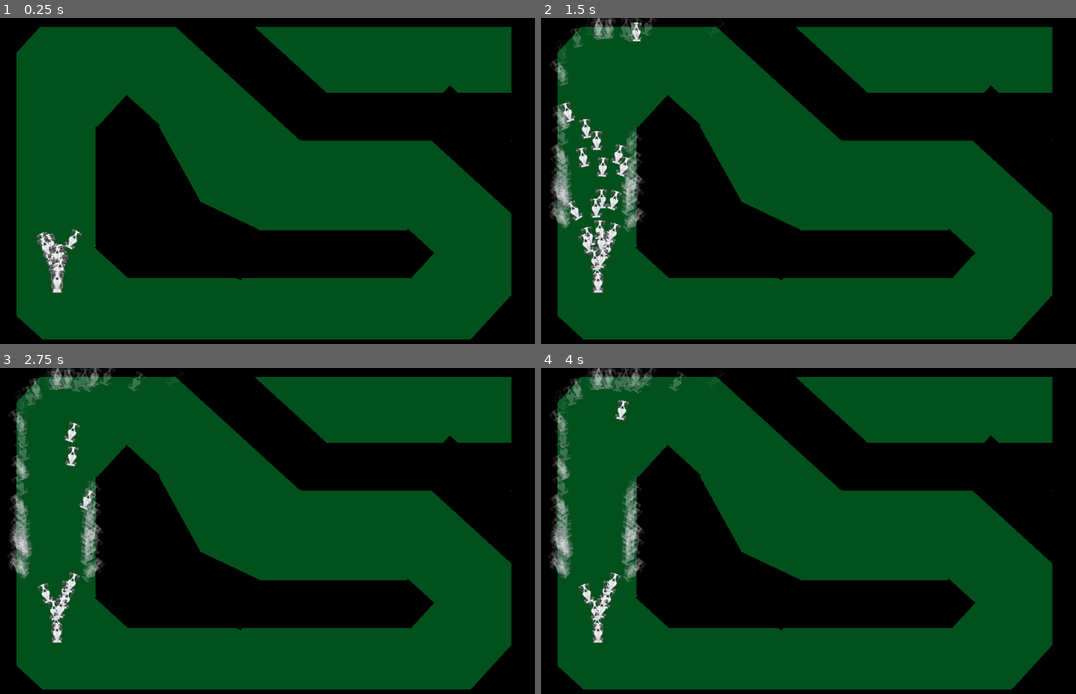
Above: before the commit, frames 1-4 (two rows, left to right).
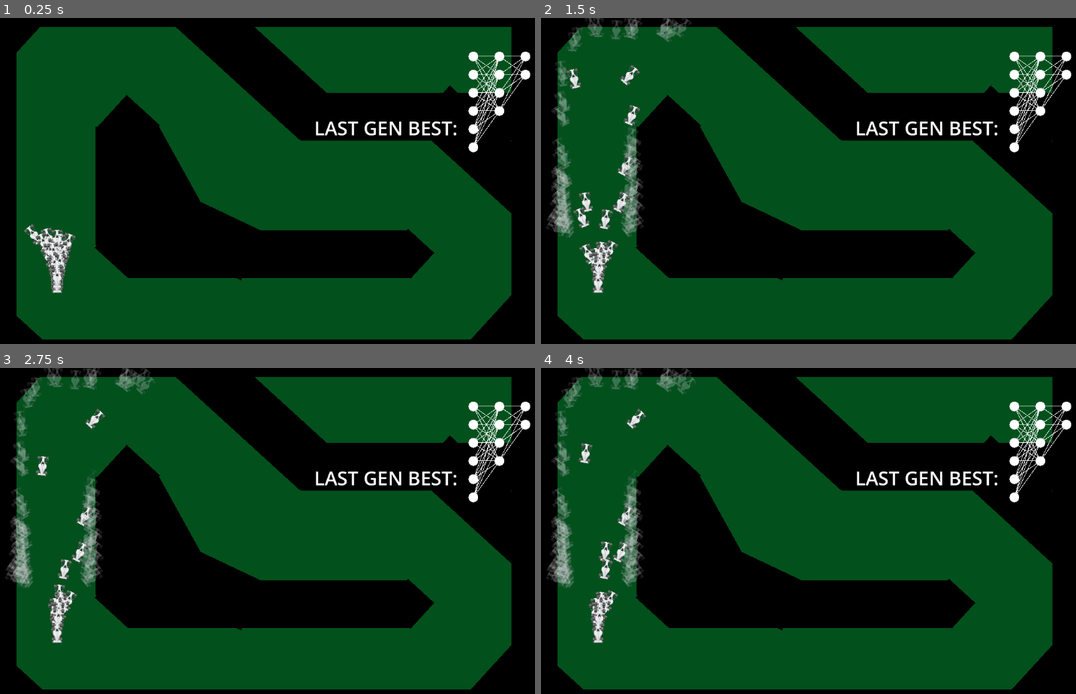
Above: after the commit, the same moments.

Repository: Eliyaan/IA_Voitures_GeneticAlgorithm
Game: Godot game, scene res://scene/main.tscn
Two runs of this game, one before a commit and one after it. Both use one fixed random seed, a clock stepped at 60 frames per second and the inputs below.
Inputs:
- Up to frame 1 (0.25 s): no input
- Up to frame 2 (1.5 s): no input
- Up to frame 3 (2.75 s): no input
- Up to frame 4 (4 s): no input

The runs differ from the first frame. In frame 1, 2.4% of the frame differs, in the area x 4-100%, y 10-84%; in frame 2, 6.5%, in the area x 0-100%, y 0-82%; in frame 3, 5.5%; in frame 4, 5.5%.

Commit message:
wip nn visualiser

Diff:
--- a/codes/main.gd
+++ b/codes/main.gd
@@ -1,5 +1,7 @@
 extends Node2D
 @export var voitures : PackedScene
+@export var neuron_prefab : PackedScene
+@export var new_line : PackedScene
 var steps: int = 0
 var nb_voitures: int = 200
 var nb_offsprings: int = 20
@@ -8,18 +10,94 @@
 var muta: float = 0.5
 var recovery_frames: int = 1
 var sorted_array: Array = []
+var first_gen: bool = true
+var neurons_pos_list = []
 
 # Called when the node enters the scene tree for the first time.
 func _ready():
 	#Gen voitures
 	for _voiture in range(0, nb_voitures):
 		spawn_voitures()
+	var car = $Voitures.get_child(0)
+	var c = 0
+	neurons_pos_list.append([])
+	for input in car.nn['nb_inputs']:
+		var neuron = neuron_prefab.instantiate()
+		neuron.position = Vector2(400, -250+c*35)
+		neurons_pos_list[0].append(Vector2(400, -250+c*35))
+		$Neurons.add_child(neuron)
+		c += 1
+
+	var d = 1
+	for layer in car.nn["nb_hidden_neurones"]:
+		c = 0
+		neurons_pos_list.append([])
+		for n in range(0, layer):
+			var neuron = neuron_prefab.instantiate()
+			neuron.position = Vector2(400 + d*50 , -250+c*35)
+			neurons_pos_list[d].append(Vector2(400 + d*50 , -250+c*35))
+			$Neurons.add_child(neuron)
+			c += 1
+		d += 1
+	c = 0
+	neurons_pos_list.append([])
+	for input in car.nn['nb_outputs']:
+		var neuron = neuron_prefab.instantiate()
+		neuron.position = Vector2(400 + d*50, -250+c*35)
+		neurons_pos_list[d].append(Vector2(400 + d*50 , -250+c*35))
+		$Neurons.add_child(neuron)
+		c += 1
+	for i in range(0, neurons_pos_list.size()-1):
+		for coo in neurons_pos_list[i]:
+			for sec_coo in neurons_pos_list[i+1]:
+				var line = new_line.instantiate()
+				line.points[0] = coo
+				line.points[1] = sec_coo
+				$Lines.add_child(line)
 	running = true
 
 # Called every frame. 'delta' is the elapsed time since the previous frame.
 func _process(_delta):
 	if running:
 		steps += 1
+		if !first_gen:
+			$best.text = "LAST GEN BEST: "+str(sorted_array[0].points)
+			var car = sorted_array[0]
+			var c = 0
+			for input in car.nn['nb_inputs']:
+				var n = $Neurons.get_child(c)
+				if car.input[c] > 0:
+					n.modulate.r = 0
+					n.modulate.g = 0.88
+					n.modulate.b = 0.34
+					n.scale.x = (car.sigmoid(car.input[c]/100)*2 - 1)*0.074
+					n.scale.y = n.scale.x
+				else:
+					n.modulate.r = 1
+					n.modulate.g = 0.16
+					n.modulate.b = 0.14
+					n.scale.x = (car.sigmoid(-car.input[c]/5)*2 - 1)*0.074
+					n.scale.y = n.scale.x
+				c += 1
+			var d = 0
+			for layer in car.nn["nb_hidden_neurones"]:
+				for nb in range(0, layer):
+					var n = $Neurons.get_child(c)
+					n.modulate.r = 0
+					n.modulate.g = 0.88
+					n.modulate.b = 0.34
+					n.scale.x = car.nn["layers_list"][d][1][nb]*0.074
+					n.scale.y = n.scale.x
+					c += 1
+				d += 1
+			for input in car.nn['nb_outputs']:
+				var n = $Neurons.get_child(c)
+				n.modulate.r = 0
+				n.modulate.g = 0.88
+				n.modulate.b = 0.34
+				n.scale.x = car.nn["layers_list"][d][1][input]*0.074
+				n.scale.y = n.scale.x
+				c += 1
 	if steps == sim_steps - 1:
 		var vec = Vector2(-400, 200)
 		var null_vec = Vector2(0, 0)
@@ -31,6 +109,7 @@
 			voiture.show()
 			voiture.position = vec
 		sorted_array.sort_custom(custom_sort)  # trier de la meilleure à la pire
+		first_gen = false
 	elif steps >= sim_steps and steps < sim_steps + recovery_frames:
 		reset_sim(steps-sim_steps)
 	elif steps == sim_steps + recovery_frames +1:
--- a/codes/voiture.gd
+++ b/codes/voiture.gd
@@ -5,15 +5,16 @@
 var rota_array: Array = []
 var rays_querries: Array = []
 var space_state
+var input: Array = []
 var nn = {
 	#Consts
 	"nb_inputs" = 6,
 	"nb_hidden_layer" = 1,
-	"nb_hidden_neurones" = [1],
+	"nb_hidden_neurones" = [4],
 	"nb_outputs" = 2,
 
 	"weights_list" = [[[[]]]],
-	"layers_list"  = [[[]]],  # bias, output(activ)
+	"layers_list"  = [[[]]],  # [][bias, output(activ)][]
 }
 
 func set_rd_wb_values():
@@ -106,6 +107,7 @@
 		modulate.a = 1
 		var nn_array = raycast()
 		nn_array.append(deplac.y)
+		input = nn_array.duplicate(true)
 		var result = fprop(nn_array)
 		deplac.y -= (result[0]*2 - 1)
 		if deplac.y > 0:
--- /dev/null
+++ b/scene/line.tscn
@@ -0,0 +1,7 @@
+[gd_scene format=3 uid="uid://dsxh8ec2jfjia"]
+
+[node name="Line2D" type="Line2D"]
+points = PackedVector2Array(0, 0, 0, 0)
+width = 1.0
+round_precision = 4
+antialiased = true
--- a/scene/main.tscn
+++ b/scene/main.tscn
@@ -1,14 +1,18 @@
-[gd_scene load_steps=6 format=3 uid="uid://g81eg0hrr6ud"]
+[gd_scene load_steps=8 format=3 uid="uid://g81eg0hrr6ud"]
 
 [ext_resource type="Script" path="res://codes/main.gd" id="1_c5d5b"]
 [ext_resource type="PackedScene" uid="uid://dlbqgeld5mfxf" path="res://scene/voiture.tscn" id="2_qud33"]
 [ext_resource type="Texture2D" uid="uid://rs7vhpf0r4f8" path="res://images/bkgrnd.png" id="3_02h1f"]
+[ext_resource type="PackedScene" uid="uid://s2y8mbgw2ogk" path="res://scene/neuron.tscn" id="3_47fmm"]
 [ext_resource type="PackedScene" uid="uid://b12qt4hobwfh5" path="res://scene/wall.tscn" id="3_x67t4"]
 [ext_resource type="PackedScene" uid="uid://mmn38yo4lrnn" path="res://scene/point_checkpoint.tscn" id="4_3d8sx"]
+[ext_resource type="PackedScene" uid="uid://dsxh8ec2jfjia" path="res://scene/line.tscn" id="4_cvvov"]
 
 [node name="Main" type="Node2D"]
 script = ExtResource("1_c5d5b")
 voitures = ExtResource("2_qud33")
+neuron_prefab = ExtResource("3_47fmm")
+new_line = ExtResource("4_cvvov")
 
 [node name="Sprite2D" type="Sprite2D" parent="."]
 modulate = Color(0.45098, 0.545098, 1, 1)
@@ -100,6 +104,7 @@
 scale = Vector2(3.41152, -3.34772)
 
 [node name="Points" type="Node2D" parent="."]
+metadata/_edit_lock_ = true
 
 [node name="PointCheckpoint" parent="Points" instance=ExtResource("4_3d8sx")]
 position = Vector2(-402, -25)
@@ -115,17 +120,17 @@
 scale = Vector2(8.58642, 6.05117)
 
 [node name="PointCheckpoint11" parent="Points" instance=ExtResource("4_3d8sx")]
-position = Vector2(-254, -241)
+position = Vector2(-283, -248)
 rotation = 1.46283
 scale = Vector2(8.58642, 6.05117)
 
 [node name="PointCheckpoint2" parent="Points" instance=ExtResource("4_3d8sx")]
-position = Vector2(-148, -189)
+position = Vector2(-186, -218)
 rotation = 2.23647
 scale = Vector2(-8.58642, -6.05117)
 
 [node name="PointCheckpoint12" parent="Points" instance=ExtResource("4_3d8sx")]
-position = Vector2(-76, -85)
+position = Vector2(-88, -98)
 rotation = 2.41166
 scale = Vector2(-8.58642, -6.05117)
 
@@ -200,3 +205,16 @@
 scale = Vector2(-8.58642, -6.05117)
 
 [node name="Voitures" type="Node" parent="."]
+
+[node name="best" type="RichTextLabel" parent="."]
+offset_left = 94.0
+offset_top = -138.0
+offset_right = 782.0
+offset_bottom = -46.0
+scale = Vector2(0.611563, 0.611563)
+theme_override_font_sizes/normal_font_size = 60
+text = "LAST GEN BEST: "
+
+[node name="Lines" type="Node2D" parent="."]
+
+[node name="Neurons" type="Node2D" parent="."]
--- /dev/null
+++ b/scene/neuron.tscn
@@ -0,0 +1,7 @@
+[gd_scene load_steps=2 format=3 uid="uid://s2y8mbgw2ogk"]
+
+[ext_resource type="Texture2D" uid="uid://cdn7s6fgy45kv" path="res://images/circle.png" id="1_5ps40"]
+
+[node name="Neuron" type="Sprite2D"]
+scale = Vector2(0.0744447, 0.0744447)
+texture = ExtResource("1_5ps40")
--- a/scene/point_checkpoint.tscn
+++ b/scene/point_checkpoint.tscn
@@ -3,6 +3,7 @@
 [ext_resource type="Script" path="res://scene/point_checkpoint.gd" id="1_dl4vp"]
 
 [sub_resource type="RectangleShape2D" id="RectangleShape2D_gehkw"]
+size = Vector2(20, 1)
 
 [node name="PointCheckpoint" type="Area2D"]
 collision_layer = 0
@@ -10,6 +11,7 @@
 script = ExtResource("1_dl4vp")
 
 [node name="CollisionShape2D" type="CollisionShape2D" parent="."]
+position = Vector2(0, -0.5)
 shape = SubResource("RectangleShape2D_gehkw")
 
 [connection signal="area_entered" from="." to="." method="_on_area_entered"]
--- a/scene/wall.tscn
+++ b/scene/wall.tscn
@@ -11,6 +11,7 @@
 script = ExtResource("1_xkk7k")
 
 [node name="CollisionShape2D" type="CollisionShape2D" parent="."]
+visible = false
 shape = SubResource("RectangleShape2D_6qxpr")
 
 [node name="Sprite2D" type="Sprite2D" parent="."]
Binary file added: images/circle.png
Not shown, added: images/circle.png.import
